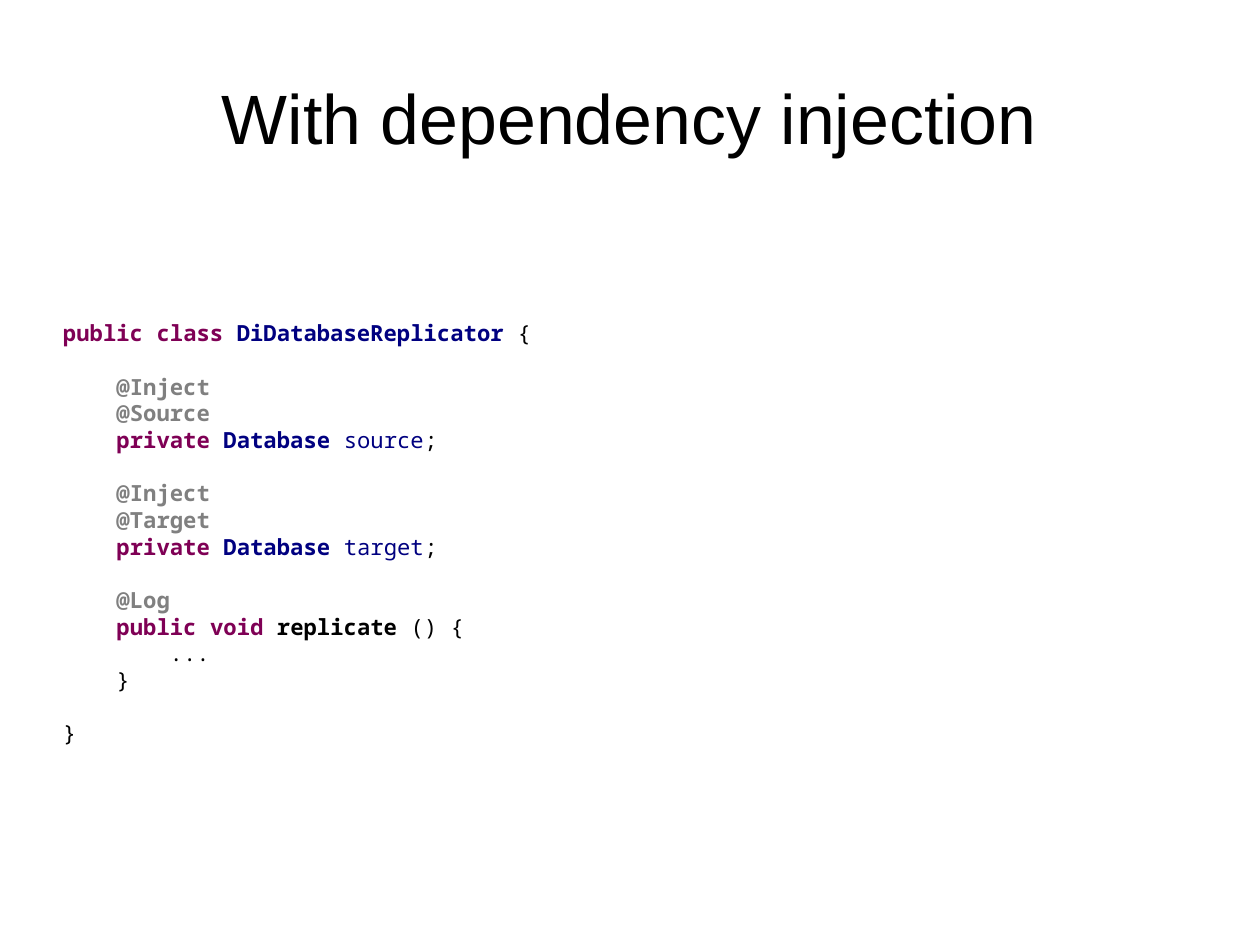
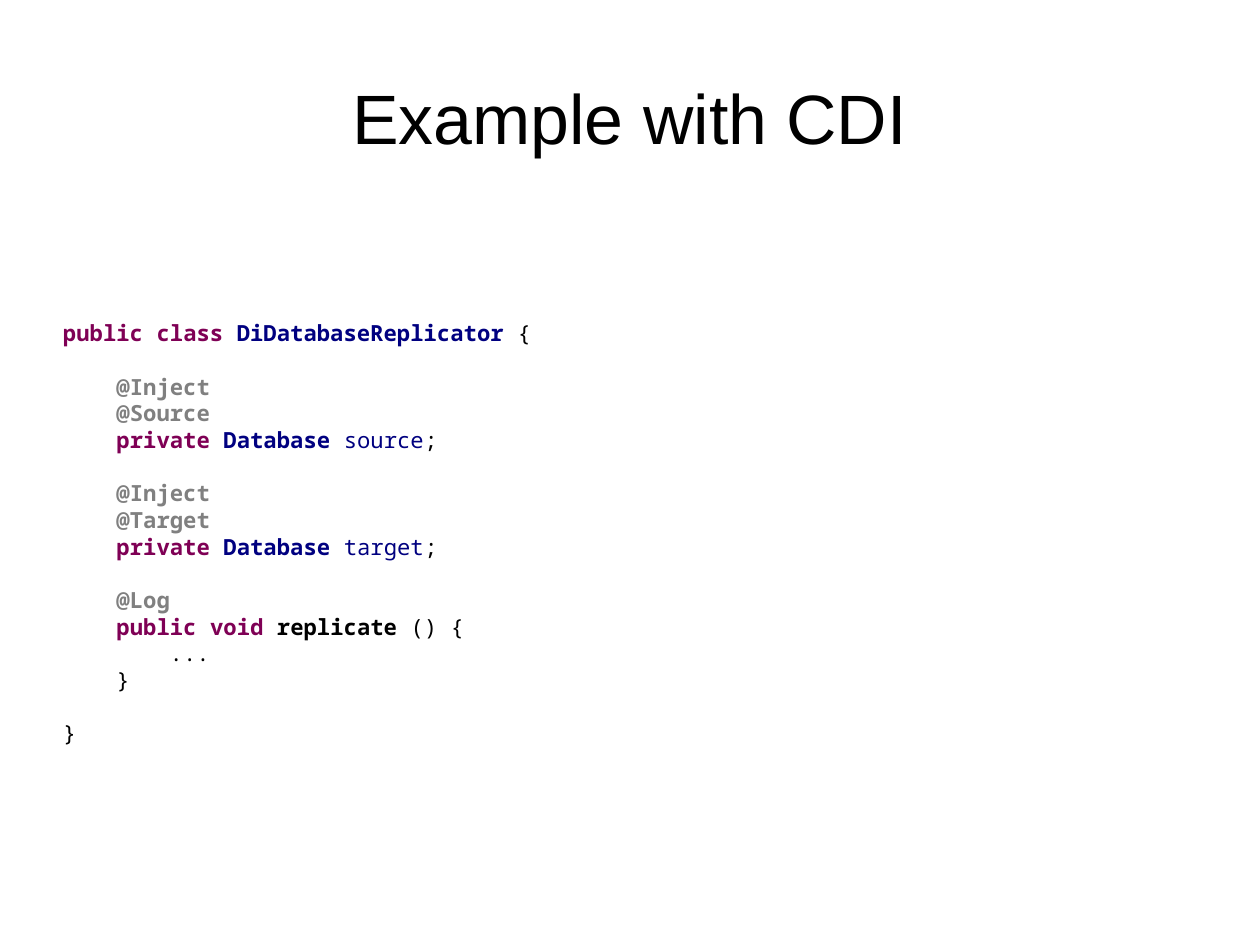
Before and after one commit to FrigoCoder/CDI, a slide deck: slide 3 of CDI.odp (slide 17 before the commit). Drawn at 1260x945 pixels with LibreOffice and Linux fonts; fonts in the diff are those of the drawing. Boxes give left, top, right and bottom in pixels: in the first picture for what was removed or moved away, otherwise in the second. Text is boxed around its words. In the diff, an @@ line names an element or a change of style, - is before the commit and + after.

```diff
--- a/CDI.odp
+++ b/CDI.odp
@@ title at (352,93,907,157): text changed @@
-With dependency injection
+Example with CDI
```
Also in this commit, not shown: 4 other slides changed, 2 slides added.
